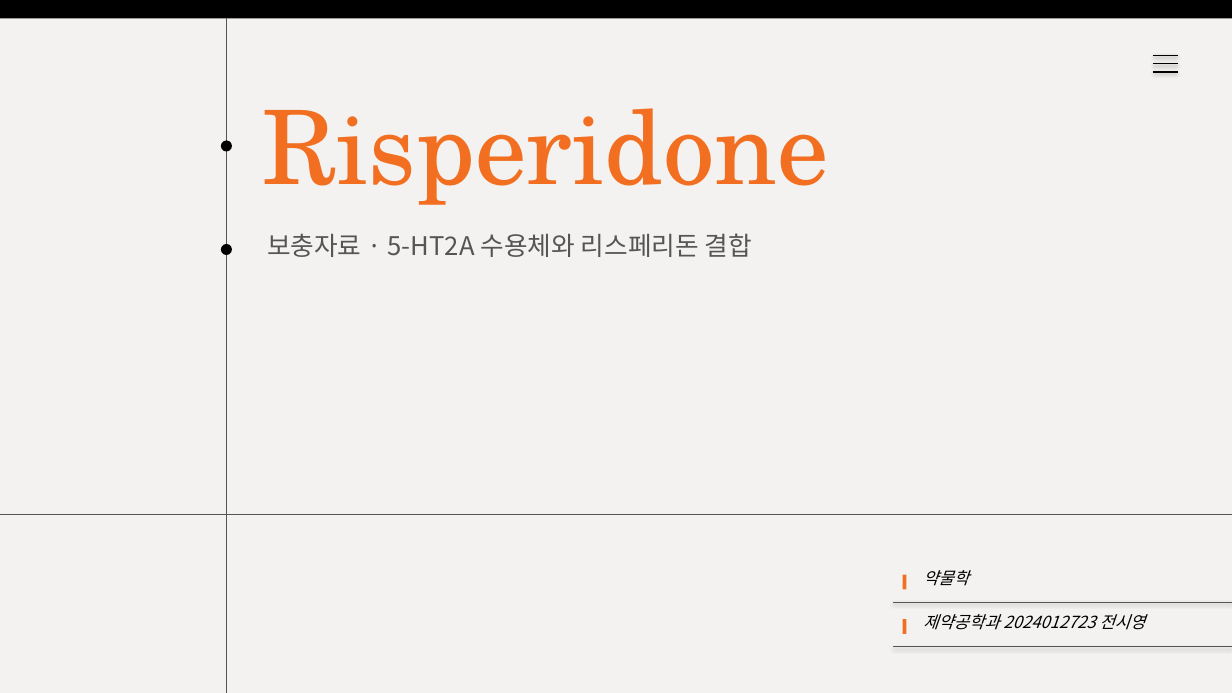
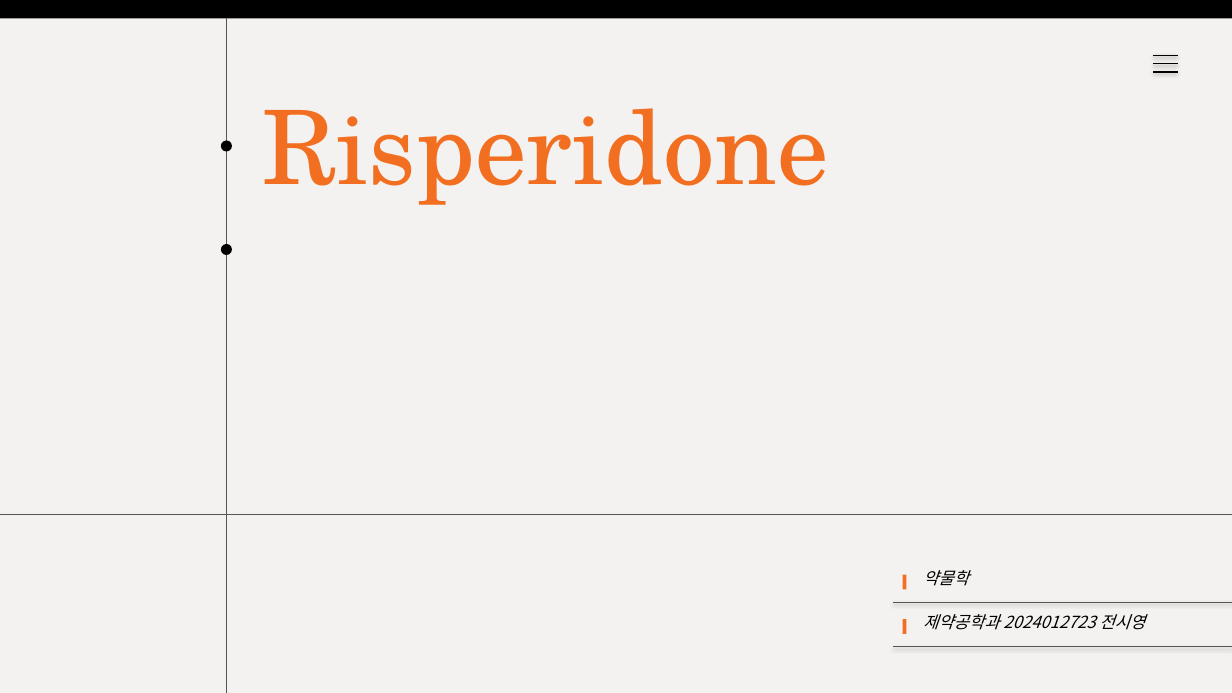
Before and after one commit to wlwl991123-prog/webtoon-app, a slide deck: slide 1 of risperidone_보충자료.pptx. Drawn at 1232x693 pixels with LibreOffice and Linux fonts; fonts in the diff are those of the drawing. Boxes give left, top, right and bottom in pixels: in the first picture for what was removed or moved away, otherwise in the second. Text is boxed around its words. In the diff, an @@ line names an element or a change of style, - is before the commit and + after.

```diff
--- a/risperidone_보충자료.pptx
+++ b/risperidone_보충자료.pptx
@@ text removed at box(267, 233, 752, 257) @@
-보충자료 · 5-HT2A 수용체와 리스페리돈 결합
```
Also in this commit, not shown: 2 other slides changed.
